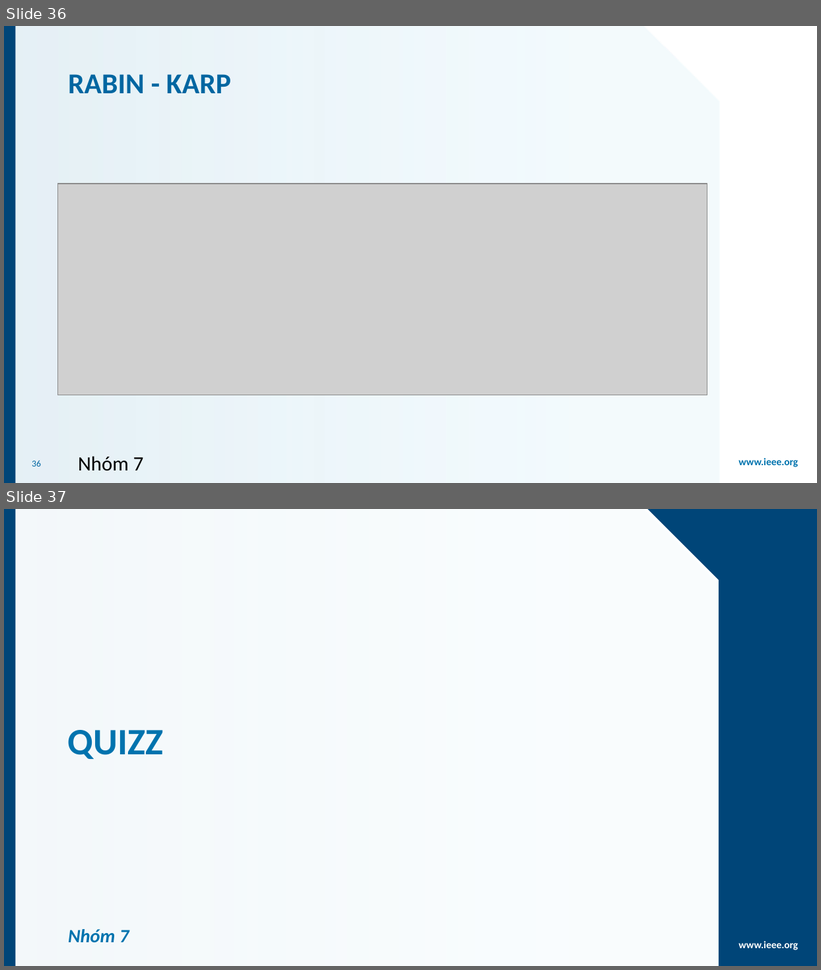
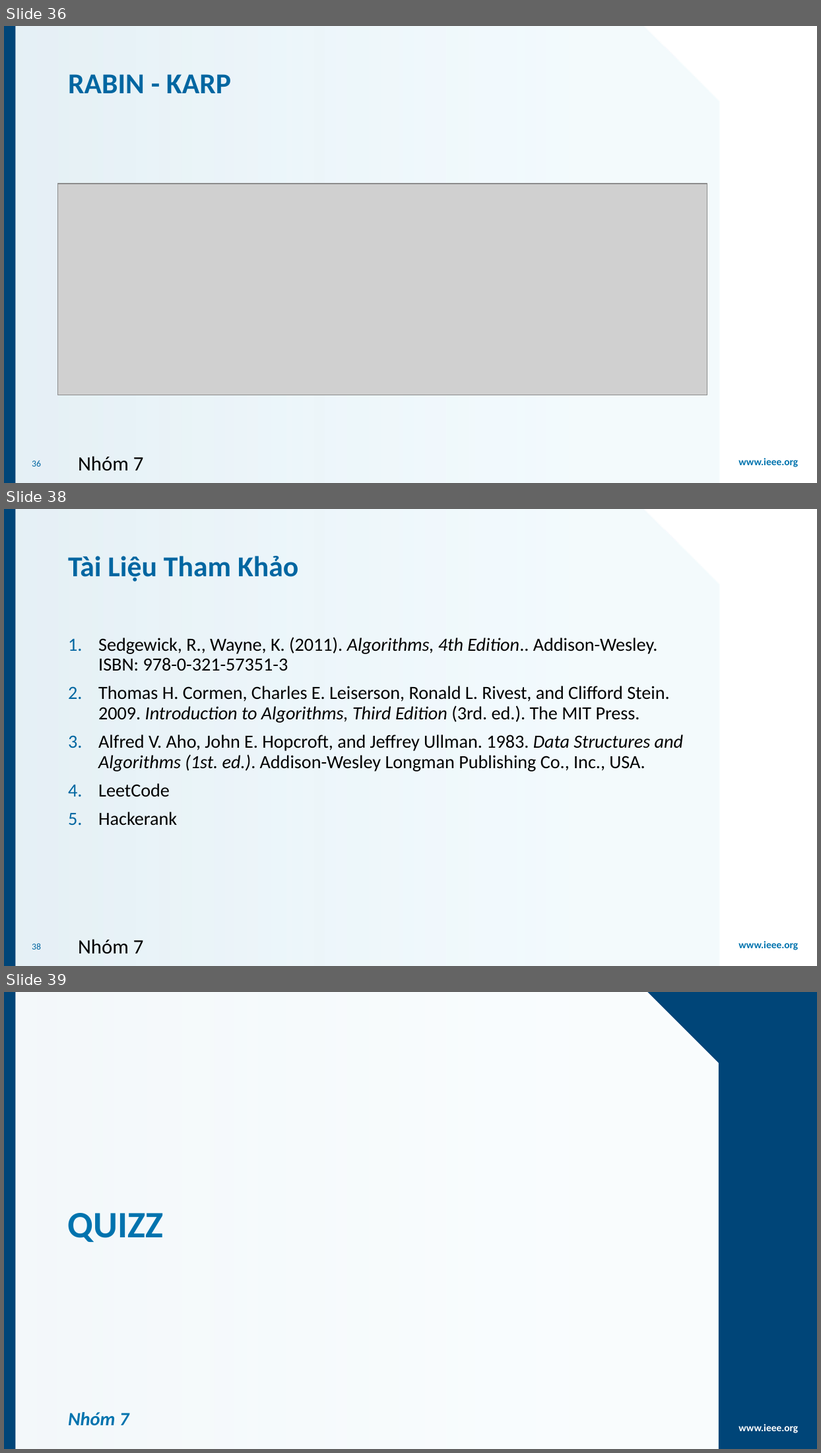
Before and after one commit to codervux/CS523, a slide deck: StringSearch.pptx. Shown one above the other, each under a label of ours: slides 36 and 37 before the commit, slides 36, 38 and 39 after it; the slides between them are not shown. The pictures are 821x970 and 821x1453 pixels, drawn with LibreOffice and Linux fonts; fonts in the diff are those of the drawing; grey boxes stand for pictures; background and template pictures are left out. Boxes give left, top, right and bottom in pixels: in the first picture for what was removed or moved away, otherwise in the second. Text is boxed around its words. In the diff, an @@ line names an element or a change of style, - is before the commit and + after.

```diff
--- a/StringSearch.pptx
+++ b/StringSearch.pptx
@@ slide 38 added at [4, 509, 817, 966], background #FFFFFF; not listed: 3 template elements that a slide beside it also shows @@
@@ title added at [68, 556, 298, 582], 25.5 pt, text #0066A1, bold @@
+Tài Liệu Tham Khảo
@@ text added at [98, 637, 683, 826], 16.5 pt, text #000000 @@
+1. Sedgewick, R., Wayne, K. (2011). Algorithms, 4th Edition.. Addison-Wesley. ISBN: 978-0-321-57351-3
+2. Thomas H. Cormen, Charles E. Leiserson, Ronald L. Rivest, and Clifford Stein. 2009. Introduction to Algorithms, Third Edition (3rd. ed.). The MIT Press.
+3. Alfred V. Aho, John E. Hopcroft, and Jeffrey Ullman. 1983. Data Structures and Algorithms (1st. ed.). Addison-Wesley Longman Publishing Co., Inc., USA.
+4. LeetCode
+5. Hackerank
@@ page number added at [32, 943, 41, 950], 8 pt, text #0066A1 @@
+38
@@ text added at [78, 939, 144, 955], 18 pt, text #000000 @@
+Nhóm 7
@@ what was slide 37 is now slide 39 @@
```
Also in this commit, not shown: 1 slide changed, 1 other slide added.
